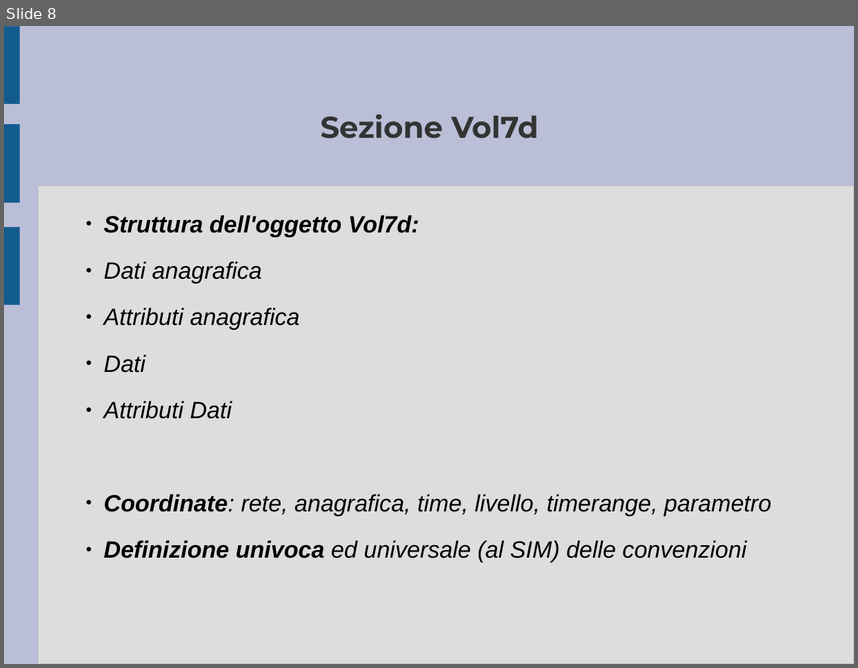
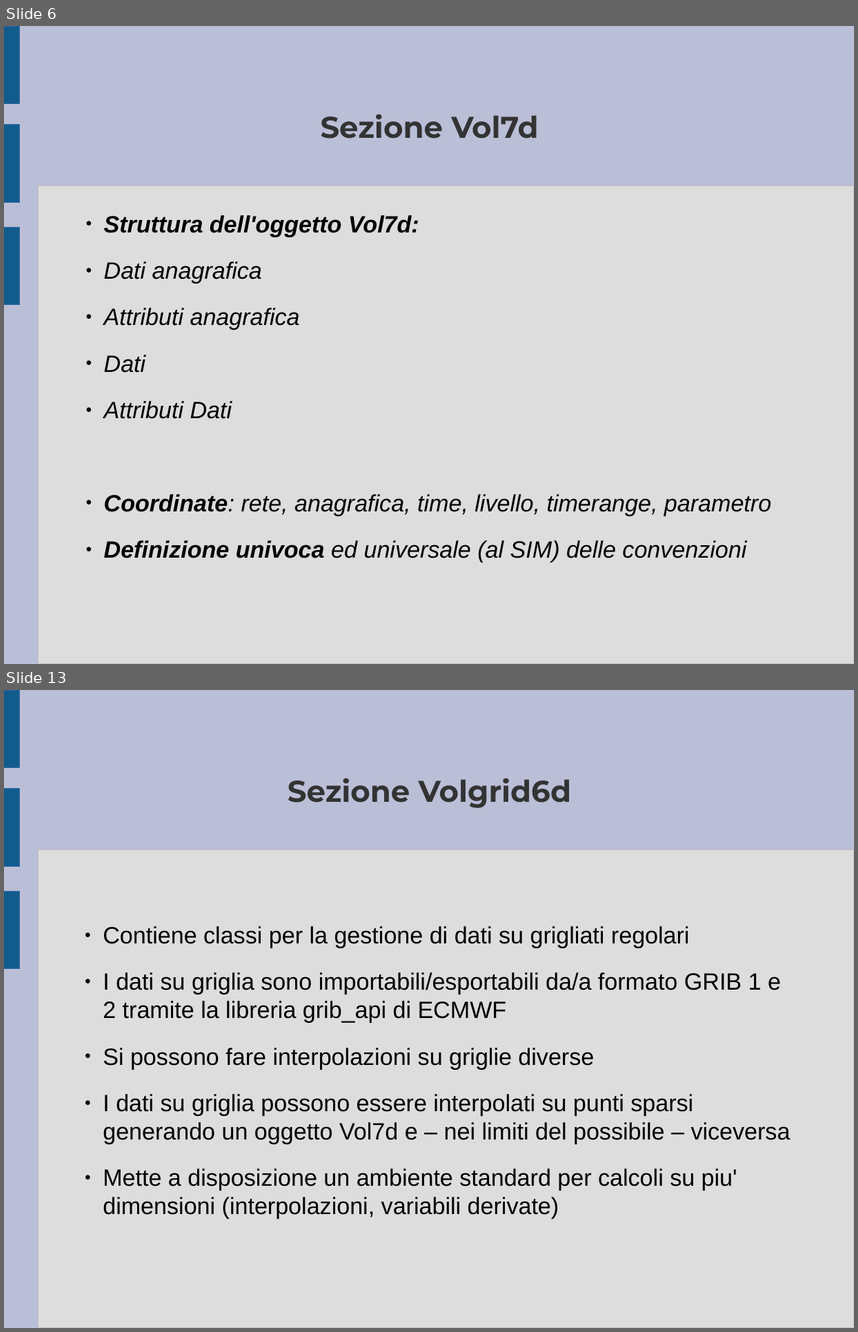
Before and after one commit to ARPA-SIMC/libsim, a slide deck: doc/breve_presentazione.odp. Shown one above the other, each under a label of ours: slide 8 before the commit, slides 6 and 13 after it; the slides between them are not shown. The pictures are 858x668 and 858x1332 pixels, drawn with LibreOffice and Linux fonts; fonts in the diff are those of the drawing. Boxes give left, top, right and bottom in pixels: in the first picture for what was removed or moved away, otherwise in the second. Text is boxed around its words. In the diff, an @@ line names an element or a change of style, - is before the commit and + after.

```diff
--- a/doc/breve_presentazione.odp
+++ b/doc/breve_presentazione.odp
@@ slide 13 added at [4,690,854,1328], background #BABED6; not listed: 4 template elements that a slide beside it also shows @@
@@ title added at [288,778,572,808], 28 pt, text #333333, bold @@
+Sezione Volgrid6d
@@ subtitle added at [103,926,791,1219], 22 pt, text #000000 @@
+  ● Contiene classi per la gestione di dati su grigliati regolari
+  ● I dati su griglia sono importabili/esportabili da/a formato GRIB 1 e 2 tramite la libreria grib_api di ECMWF
+  ● Si possono fare interpolazioni su griglie diverse
+  ● I dati su griglia possono essere interpolati su punti sparsi generando un oggetto Vol7d e – nei limiti del possibile – viceversa
+  ● Mette a disposizione un ambiente standard per calcoli su piu' dimensioni (interpolazioni, variabili derivate)
@@ what was slide 8 is now slide 6 @@
```
Also in this commit, not shown: 8 slides changed, 11 other slides added, 2 slides removed, 10 other files.
